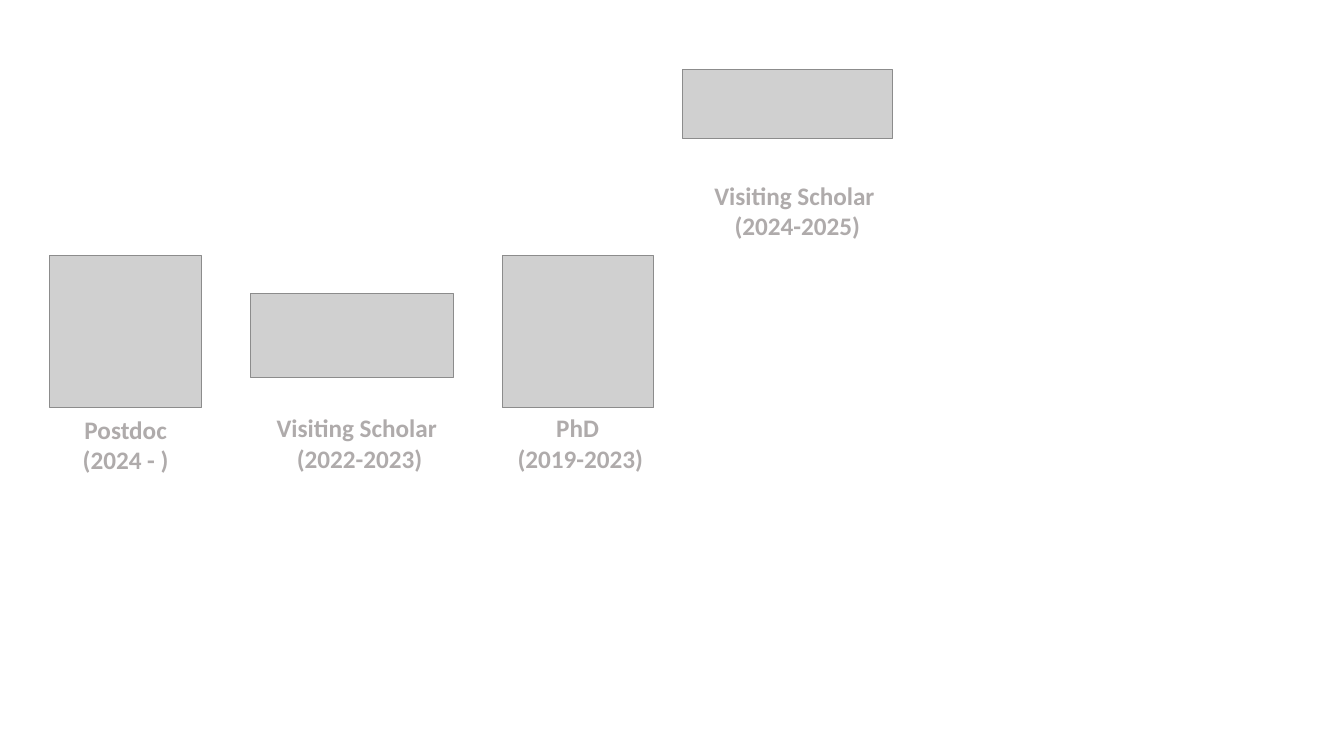
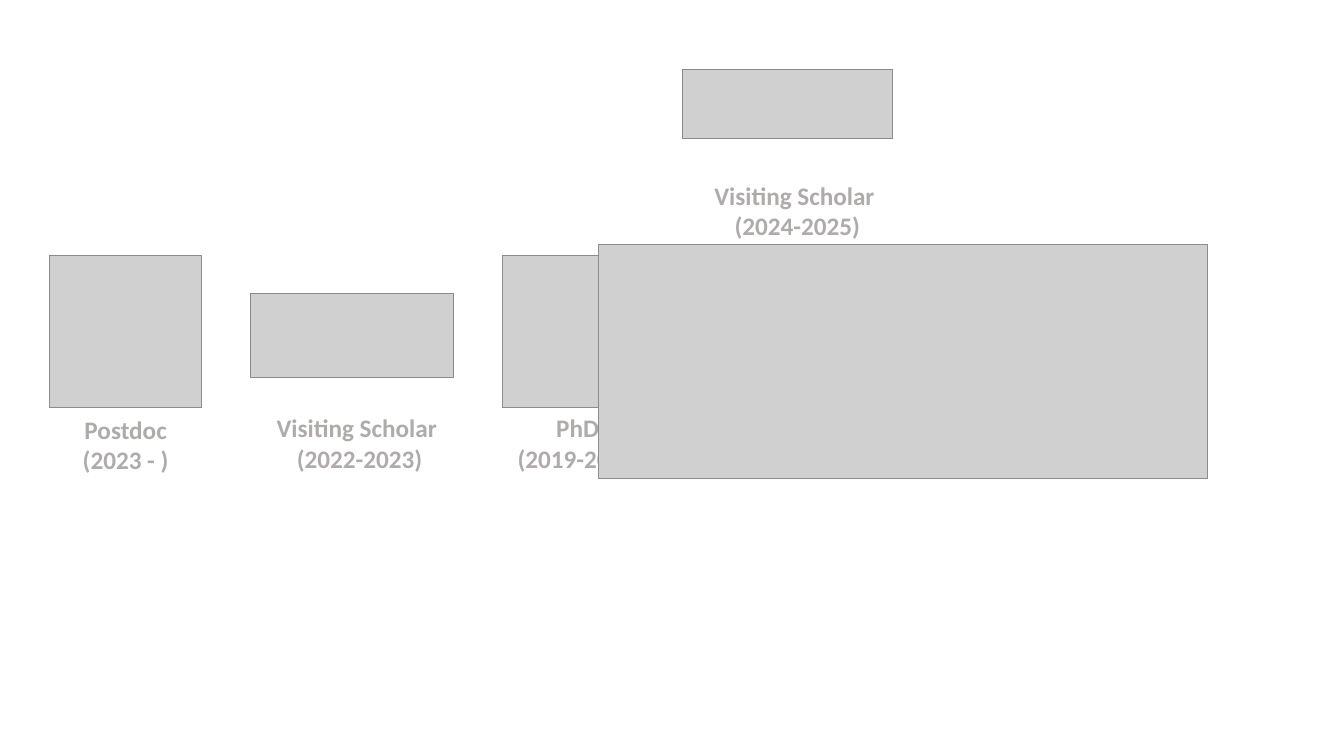
Before and after one commit to Shepherd-Gregory/Shepherd-Gregory.github.io, a slide deck: slide 1 of assets/img/affiliations/compound_logo.pptx. Drawn at 1344x756 pixels with LibreOffice and Linux fonts; fonts in the diff are those of the drawing; grey boxes stand for pictures. Boxes give left, top, right and bottom in pixels: in the first picture for what was removed or moved away, otherwise in the second. Text is boxed around its words. In the diff, an @@ line names an element or a change of style, - is before the commit and + after.

```diff
--- a/assets/img/affiliations/compound_logo.pptx
+++ b/assets/img/affiliations/compound_logo.pptx
@@ picture added at (598, 244, 1208, 479) @@
@@ text at (83, 451, 142, 473): text changed @@
-(2024 - )
+(2023 - )
```
Also in this commit, not shown: 39 other files.
